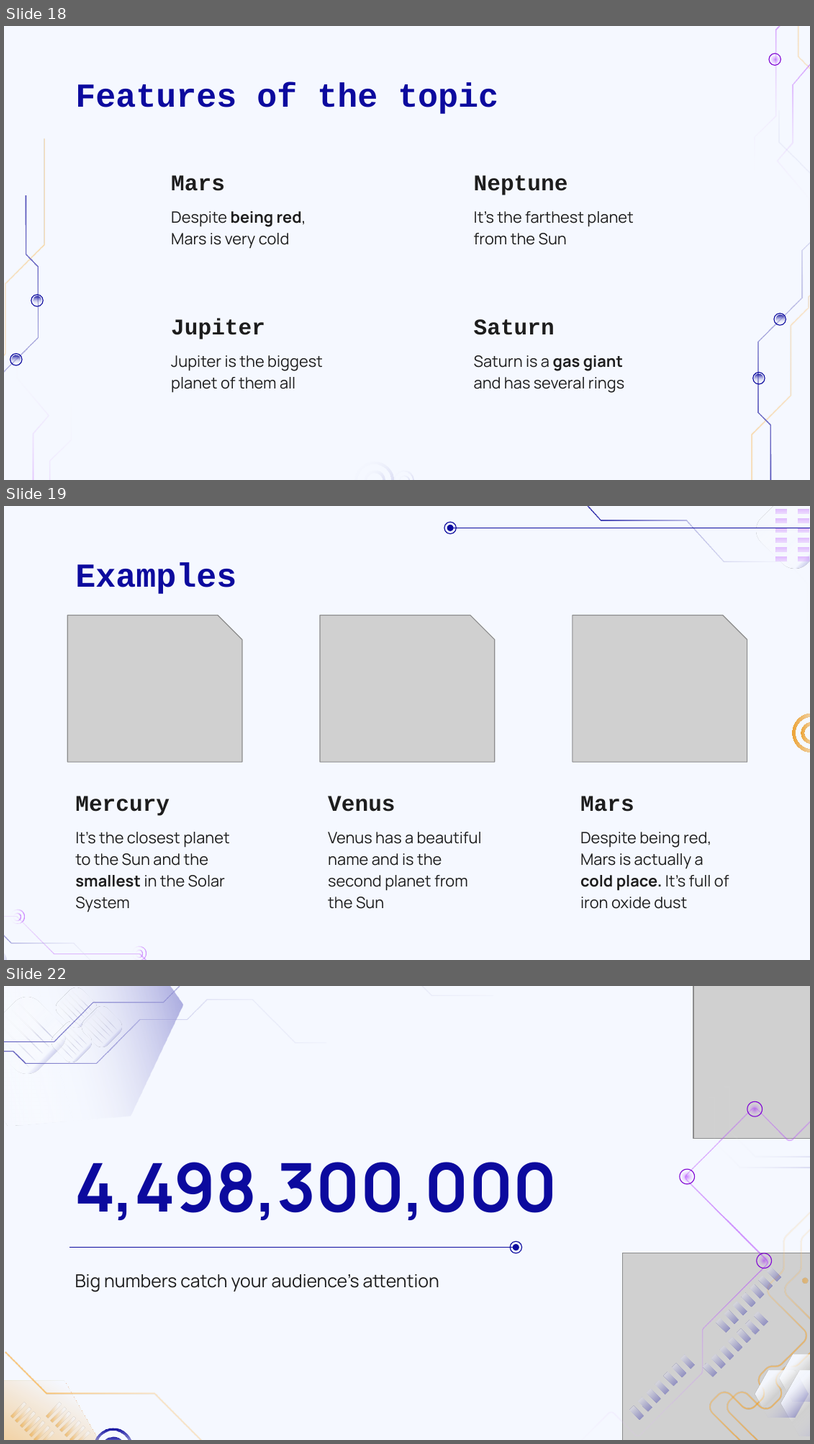
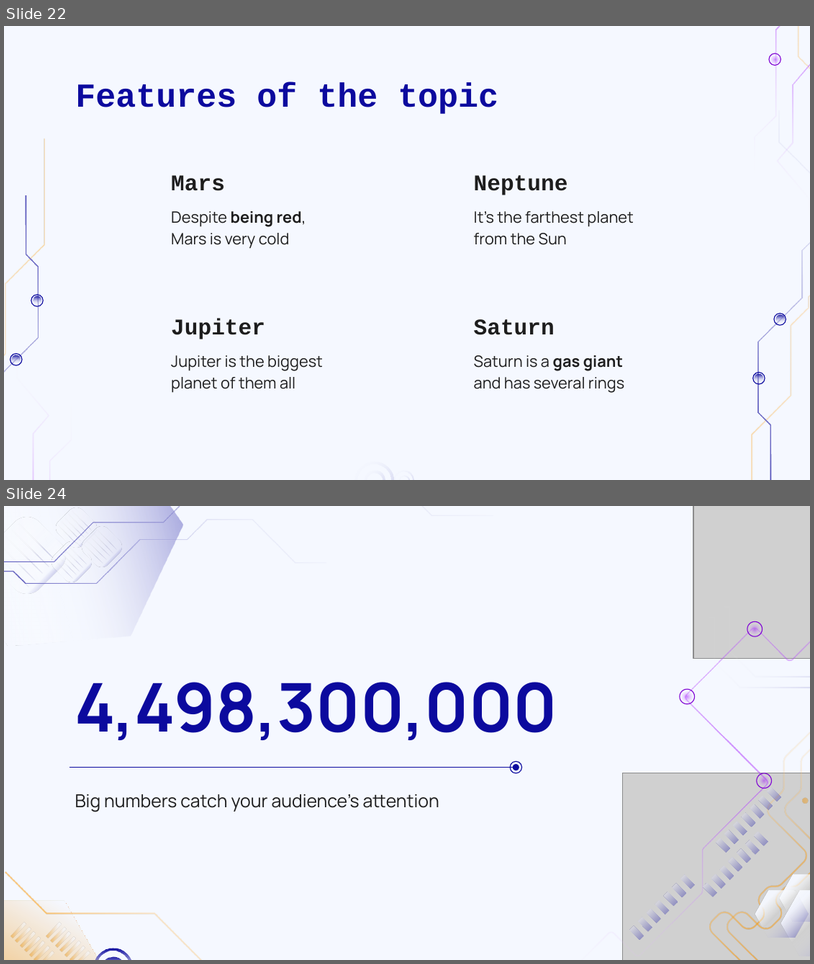
Before and after one commit to biancalautaru/Sorting-Algorithms-Comparison, a slide deck: Algoritmi de sortare.pptx. Shown one above the other, each under a label of ours: slides 18, 19 and 22 before the commit, slides 22 and 24 after it; the slides between them are not shown. The pictures are 814x1444 and 814x964 pixels, drawn with LibreOffice and Linux fonts; fonts in the diff are those of the drawing; grey boxes stand for pictures; background and template pictures are left out. Boxes give left, top, right and bottom in pixels: in the first picture for what was removed or moved away, otherwise in the second. Text is boxed around its words. In the diff, an @@ line names an element or a change of style, - is before the commit and + after.

```diff
--- a/Algoritmi de sortare.pptx
+++ b/Algoritmi de sortare.pptx
@@ slide 19 removed at [4,506,810,960], background #F5F8FF @@
@@ ellipse removed at [445,522,456,534] @@
@@ ellipse removed at [448,525,454,531] @@
@@ group removed at [568,506,810,621]: 16 freeform shapes @@
@@ line removed from (810, 528) to (453, 528) @@
@@ title removed at [75,563,237,594] @@
-Examples
@@ picture removed at [67,615,243,762] @@
@@ picture removed at [320,615,495,762] @@
@@ picture removed at [573,615,748,762] @@
@@ freeform shape removed at [784,705,810,760] @@
@@ freeform shape removed at [797,717,810,748] @@
@@ subtitle removed at [75,795,170,816] @@
-Mercury
@@ subtitle removed at [328,795,395,811] @@
-Venus
@@ subtitle removed at [581,795,635,811] @@
-Mars
@@ subtitle removed at [75,831,229,912] @@
-It’s the closest planet to the Sun and the smallest in the Solar System
@@ subtitle removed at [328,831,482,908] @@
-Venus has a beautiful name and is the second planet from the Sun
@@ subtitle removed at [581,831,730,908] @@
-Despite being red, Mars is actually a cold place. It’s full of iron oxide dust
@@ group removed at [4,861,172,960]: 7 freeform shapes @@
@@ what was slide 18 is now slide 22 @@
@@ what was slide 22 is now slide 24 @@
```
Also in this commit, not shown: 6 slides changed, 4 slides added, 1 other slide removed, 3 other files.
